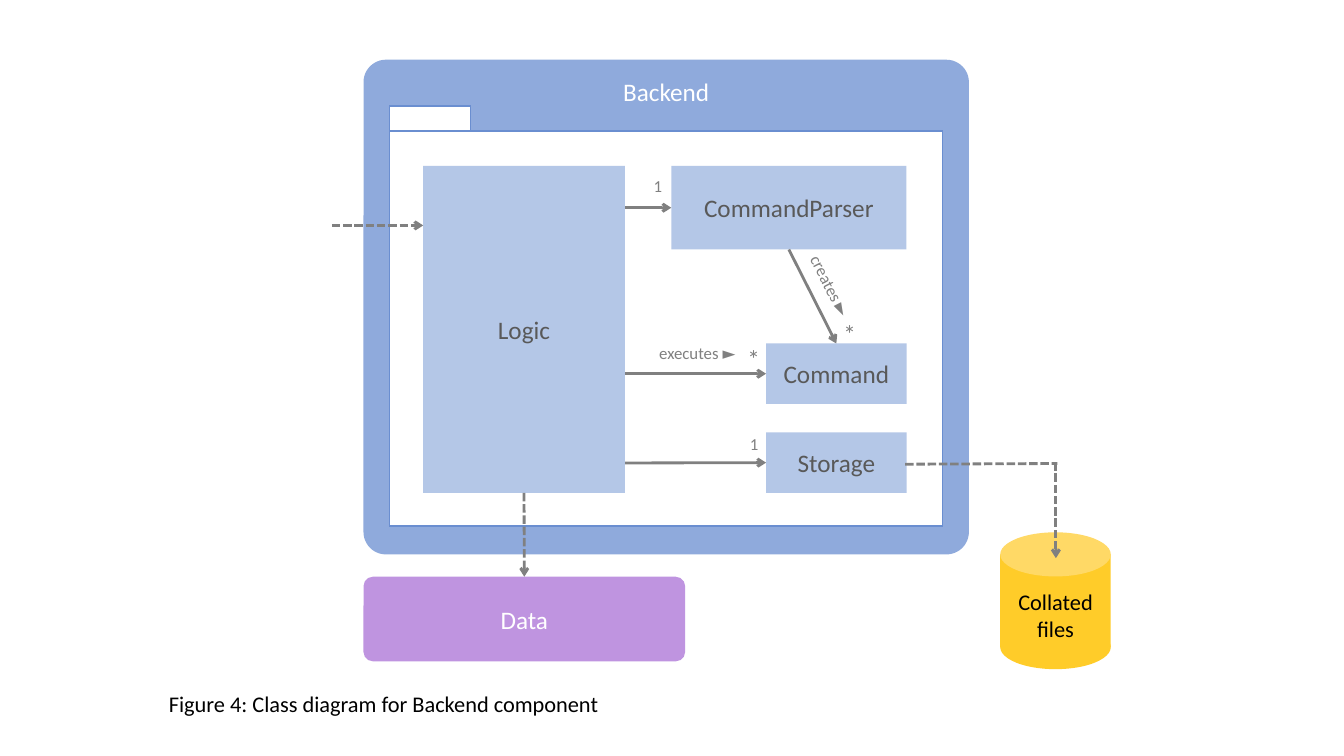
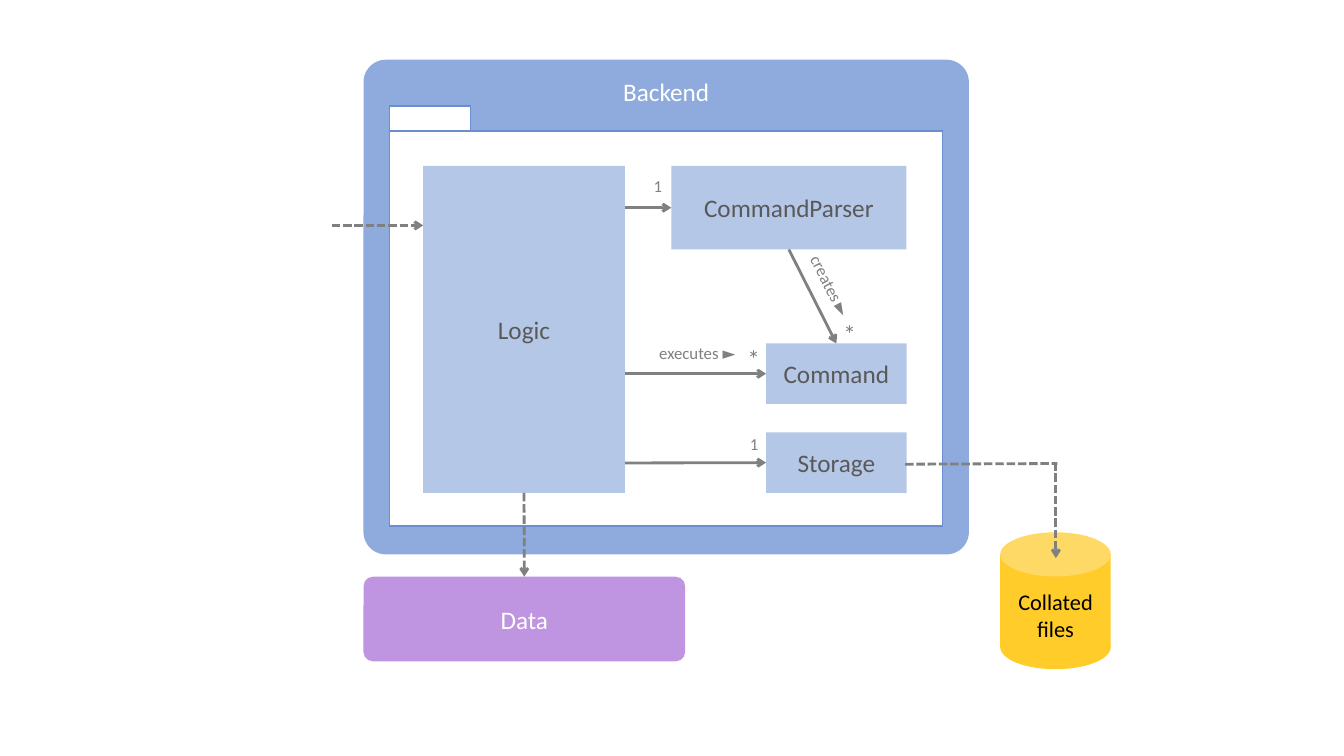
Before and after one commit to se-edu/collate, a slide deck: slide 5 of docs/Diagrams.pptx (slide 4 before the commit). Drawn at 1344x756 pixels with LibreOffice and Linux fonts; fonts in the diff are those of the drawing. Boxes give left, top, right and bottom in pixels: in the first picture for what was removed or moved away, otherwise in the second. Text is boxed around its words. In the diff, an @@ line names an element or a change of style, - is before the commit and + after.

Commit message:
Updated GUI class diagram

```diff
--- a/docs/Diagrams.pptx
+++ b/docs/Diagrams.pptx
@@ text removed at (169,696,598,716) @@
-Figure 4: Class diagram for Backend component
```
Also in this commit, not shown: 5 other slides changed, 1 slide added, 2 other files.
